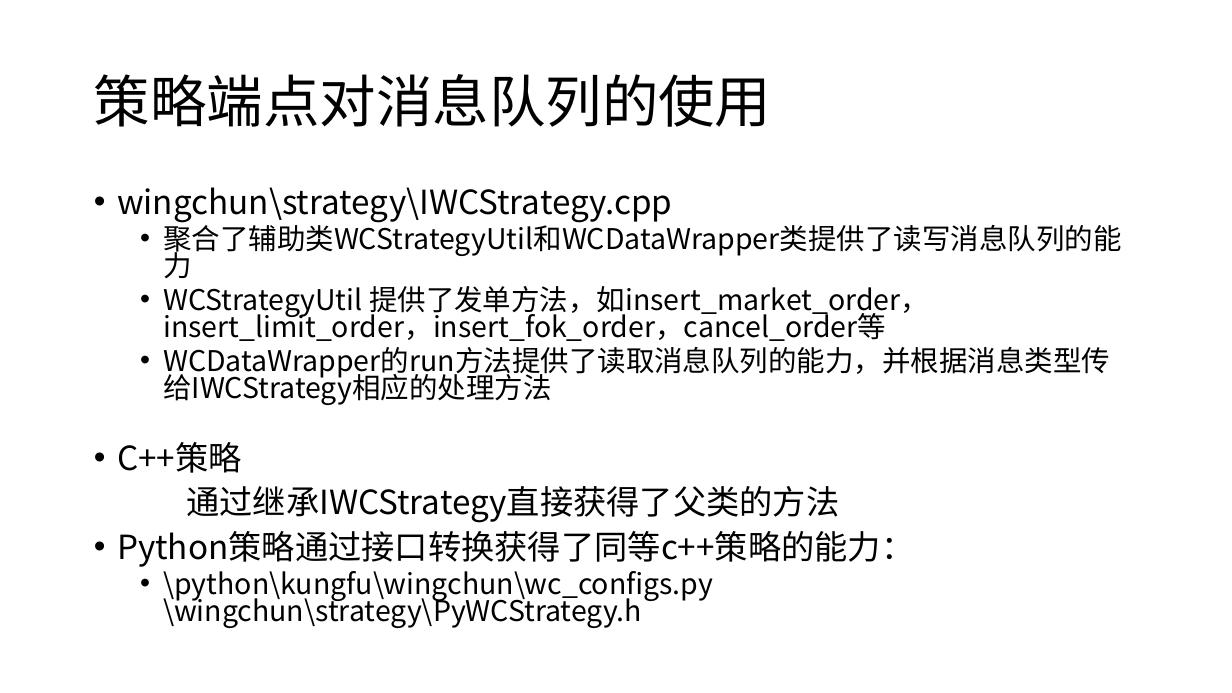
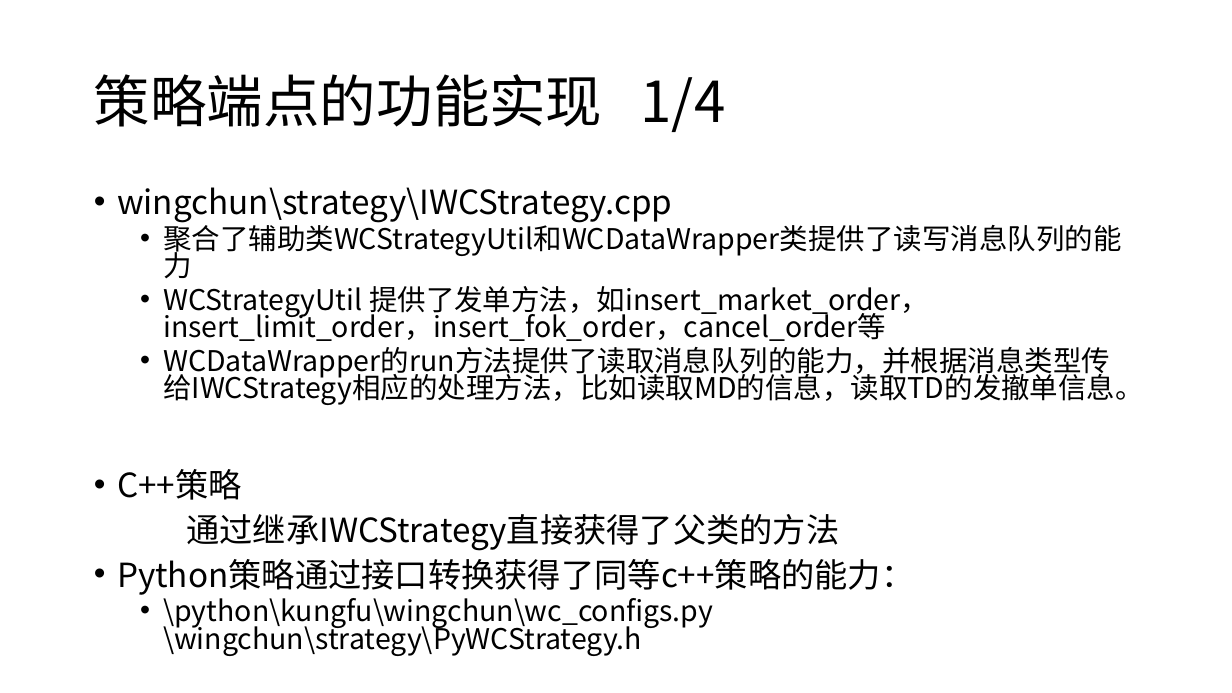
Before and after one commit to qingtiandalaoye/useful_doc, a slide deck: slide 24 of 虚拟货币跨交易所高频交易系统.pptx (slide 22 before the commit). Drawn at 1232x693 pixels with LibreOffice and Linux fonts; fonts in the diff are those of the drawing. Boxes give left, top, right and bottom in pixels: in the first picture for what was removed or moved away, otherwise in the second. Text is boxed around its words. In the diff, an @@ line names an element or a change of style, - is before the commit and + after.

```diff
--- a/虚拟货币跨交易所高频交易系统.pptx
+++ b/虚拟货币跨交易所高频交易系统.pptx
@@ title at <box>94,74,726,132</box>: text changed @@
-策略端点对消息队列的使用
+策略端点的功能实现 1/4
@@ text at <box>163,347,1144,405</box>: text changed @@
-  • WCDataWrapper的run方法提供了读取消息队列的能力，并根据消息类型传给IWCStrategy相应的处理方法
+  • WCDataWrapper的run方法提供了读取消息队列的能力，并根据消息类型传给IWCStrategy相应的处理方法，比如读取MD的信息，读取TD的发撤单信息。
```
Also in this commit, not shown: 26 other slides changed, 4 slides added, 1 slide removed.
